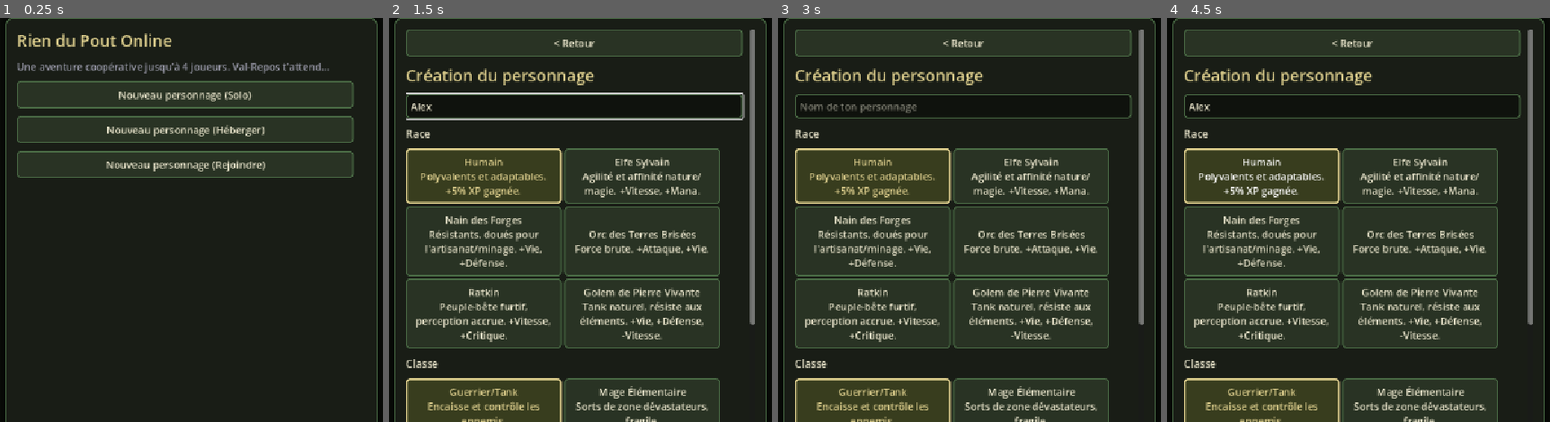
Above: before the commit, frames 1-4 (left to right).
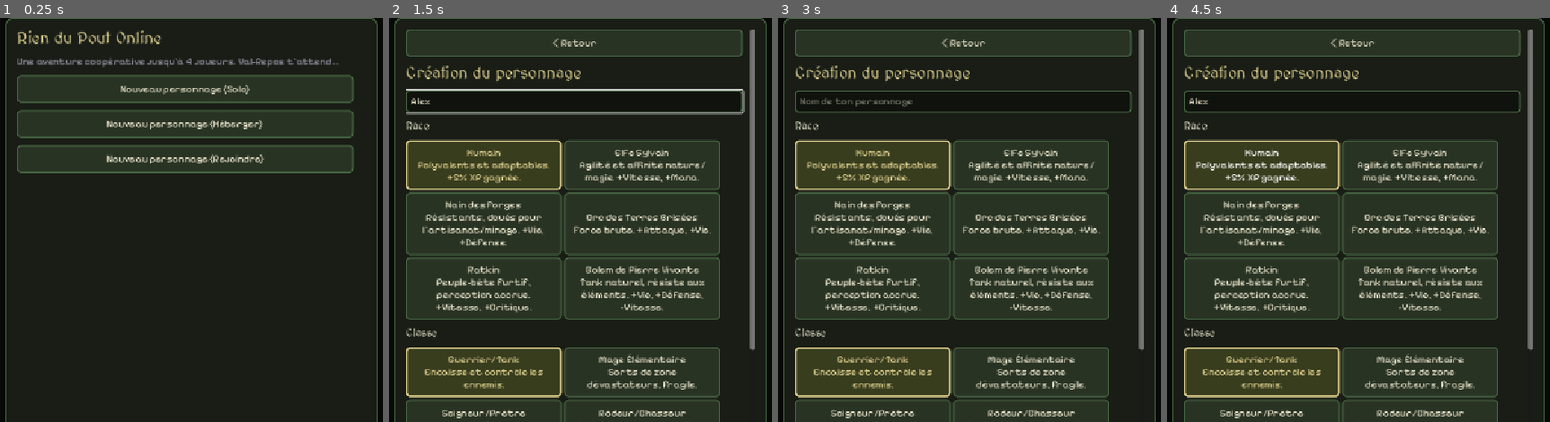
Above: after the commit, the same moments.

Repository: saintstrif13001/riendupout
Game: Godot game, scene res://scenes/Main.tscn
Same seed, same stepped clock (60 frames per second), same inputs: the game is played once before the commit and once after it.
Inputs (mouse positions are in pixels of both pictures, inside the frame that each line leads up to):
- Up to frame 1 (0.25 s): no input
- Up to frame 2 (1.5 s): click "Nouveau personnage (Solo)" at 0.5 s; click (572, 106) at 1.27 s; type "Alex" at 1.35 s
- Up to frame 3 (3 s): click "< Retour" at 2 s; click "Nouveau personnage (Solo)" at 2.75 s
- Up to frame 4 (4.5 s): click (1350, 106) at 3.52 s; type "Alex" at 3.6 s; click "Humain Polyvalents et adaptab…" at 4.25 s

The runs differ from the first frame. In frame 1, 10% of the frame differs, in the area x 4-93%, y 2-40%; in frame 2, 24%, in the area x 4-96%, y 5-100%; in frame 3, 23%; in frame 4, 23%.

Commit message:
Remplace la police par défaut par de vraies polices thématiques
- MedievalSharp (calligraphique fantasy, Google Fonts/OFL) pour les
  titres et en-têtes
- Pixelify Sans (pixel-art lisible, Google Fonts/OFL) pour le texte
  courant, boutons et champs de saisie
Fini la police système générique de Godot. Testé visuellement (menu,
inventaire), aucune régression sur la suite de tests.

Diff:
--- a/scripts/hud.gd
+++ b/scripts/hud.gd
@@ -288,6 +288,8 @@
 	var l = Label.new()
 	l.text = text
 	l.add_theme_font_size_override("font_size", size)
+	l.add_theme_font_override("font", UiTheme.title_font())
+	l.add_theme_color_override("font_color", UiTheme.gold())
 	box.add_child(l)
 
 func _add_button(box, text: String, cb: Callable) -> Button:
--- a/scripts/main.gd
+++ b/scripts/main.gd
@@ -47,6 +47,7 @@
 	var l = Label.new()
 	l.text = text
 	l.add_theme_font_size_override("font_size", size)
+	l.add_theme_font_override("font", UiTheme.title_font())
 	if size >= 24:
 		l.add_theme_color_override("font_color", UiTheme.gold())
 	content.add_child(l)
--- a/scripts/ui_theme.gd
+++ b/scripts/ui_theme.gd
@@ -2,8 +2,20 @@
 # Thème visuel partagé (menus + HUD) : palette fantasy sombre/or, panneaux à bordure arrondie.
 # Accès via: const UiTheme = preload("res://scripts/ui_theme.gd")
 
+static var _body_font: Font = null
+static var _title_font: Font = null
+
+static func body_font() -> Font:
+	if _body_font == null: _body_font = load("res://assets/fonts/pixelifysans.ttf")
+	return _body_font
+
+static func title_font() -> Font:
+	if _title_font == null: _title_font = load("res://assets/fonts/medievalsharp.ttf")
+	return _title_font
+
 static func build() -> Theme:
 	var t = Theme.new()
+	t.default_font = body_font()
 
 	var col_bg = Color(0.09, 0.1, 0.08)
 	var col_panel = Color(0.10, 0.12, 0.09, 0.96)
@@ -47,6 +59,7 @@
 	t.set_stylebox("hover", "Button", btn_hover)
 	t.set_stylebox("pressed", "Button", btn_press)
 	t.set_stylebox("disabled", "Button", btn_disabled)
+	t.set_font("font", "Button", body_font())
 	t.set_color("font_color", "Button", col_text)
 	t.set_color("font_hover_color", "Button", col_gold)
 	t.set_color("font_pressed_color", "Button", col_gold)
Binary file added: assets/fonts/medievalsharp.ttf
Not shown, added: assets/fonts/medievalsharp.ttf.import
Binary file added: assets/fonts/pixelifysans.ttf
Not shown, added: assets/fonts/pixelifysans.ttf.import
